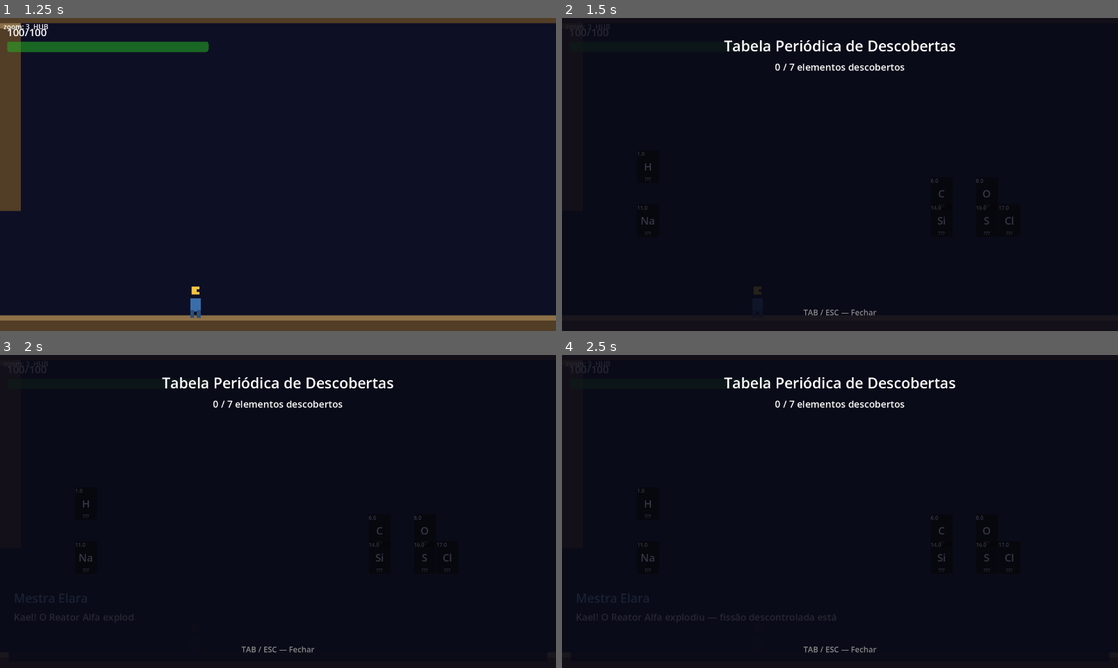
Above: before the commit, frames 1-4 (two rows, left to right).
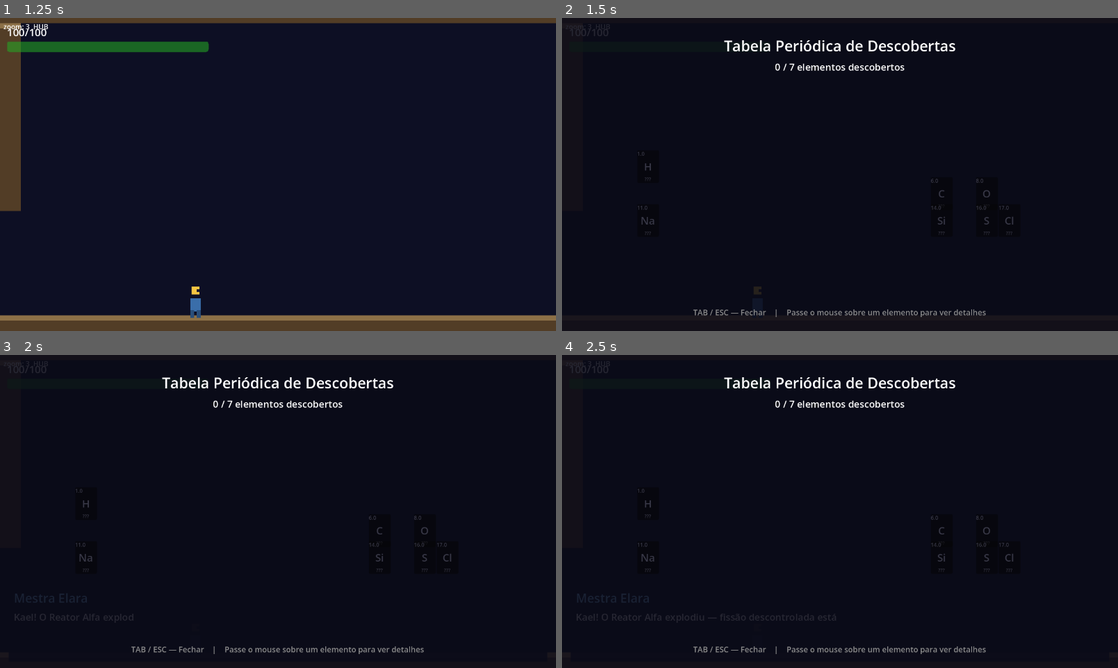
Above: after the commit, the same moments.

Repository: Mateushartelt/Alquimia-Elemental---Pac
Game: Godot game, scene res://scenes/menus/main_menu.tscn
Same seed, same stepped clock (60 frames per second), same inputs: the game is played once before the commit and once after it.
Inputs (mouse positions are in pixels of both pictures, inside the frame that each line leads up to):
- Up to frame 1 (1.25 s): click "Jogar" at 0.5 s
- Up to frame 2 (1.5 s): tap Enter (ui_accept) at 1.25 s; move the mouse to (962, 158) at 1.27 s; hold D (move_right) from 1.28 s (still down); tap Tab at 1.35 s; click (962, 158) at 1.42 s
- Up to frame 3 (2 s): keep holding D (move_right); tap Space (jump) at 1.52 s
- Up to frame 4 (2.5 s): release D (move_right) at 2 s; drag from (728, 527) to (756, 639) at 2.02 s

Frame 1 is identical in both runs. In frame 2, 0.5% of the frame differs, in the area x 23-77%, y 93-96%; in frame 3, 0.5%; in frame 4, 0.5%.

Commit message:
Ultimo commit 30%

Diff:
--- a/scenes/levels/level_01.gd
+++ b/scenes/levels/level_01.gd
@@ -97,7 +97,7 @@
 				_spawn_fire_segment(right_x)
 		get_tree().create_timer(0.4).timeout.connect(func() -> void:
 			_dialog.show_dialog(ELARA,
-				"H₂O pronto! Equipe o composto (Scroll do mouse) e atire (J) na Parede de Fogo!"))
+				"H₂O pronto! Equipe o composto (1) e atire (J) ou (Botão esquerdo do mouse) na Parede de Fogo!"))
 	else:
 		player.input_locked = true
 		get_tree().create_timer(1.0).timeout.connect(_show_intro)
--- a/scenes/ui/periodic_table.gd
+++ b/scenes/ui/periodic_table.gd
@@ -11,6 +11,11 @@
 var _is_open      := false
 var _grid         : Control
 var _progress_lbl : Label
+var _tooltip      : PanelContainer
+var _tooltip_lbl  : Label
+var _toast        : PanelContainer
+var _toast_lbl    : Label
+var _announced    : Array[String] = []
 
 func _ready() -> void:
 	layer        = 20
@@ -23,7 +28,7 @@
 	if event is InputEventKey and event.pressed and not event.is_echo():
 		if event.physical_keycode == KEY_TAB:
 			if get_tree().paused and not _is_open:
-				return  # não abre enquanto outro modal está ativo
+				return
 			_toggle()
 			get_viewport().set_input_as_handled()
 			return
@@ -45,8 +50,9 @@
 	_is_open = false
 	visible  = false
 	get_tree().paused = false
-
-# ── Construção da UI (chamada uma vez em _ready) ───────────────────────────────
+	_tooltip.visible = false
+
+# ── Construção da UI ──────────────────────────────────────────────────────────
 func _build_ui() -> void:
 	var bg := ColorRect.new()
 	bg.color = Color(0.04, 0.04, 0.09, 0.88)
@@ -85,11 +91,70 @@
 	center.add_child(_grid)
 
 	var hint := Label.new()
-	hint.text = "TAB / ESC — Fechar"
+	hint.text = "TAB / ESC — Fechar    |    Passe o mouse sobre um elemento para ver detalhes"
 	hint.add_theme_font_size_override("font_size", 18)
 	hint.horizontal_alignment = HORIZONTAL_ALIGNMENT_CENTER
 	hint.modulate = Color(0.55, 0.55, 0.55)
 	vbox.add_child(hint)
+
+	# ── Tooltip (visível só com tabela aberta) ────────────────────────────────
+	_tooltip = PanelContainer.new()
+	_tooltip.visible = false
+	_tooltip.mouse_filter = Control.MOUSE_FILTER_IGNORE
+	_tooltip.z_index = 10
+	bg.add_child(_tooltip)
+
+	var tooltip_margin := MarginContainer.new()
+	tooltip_margin.add_theme_constant_override("margin_left",   12)
+	tooltip_margin.add_theme_constant_override("margin_right",  12)
+	tooltip_margin.add_theme_constant_override("margin_top",    8)
+	tooltip_margin.add_theme_constant_override("margin_bottom", 8)
+	_tooltip.add_child(tooltip_margin)
+
+	_tooltip_lbl = Label.new()
+	_tooltip_lbl.add_theme_font_size_override("font_size", 16)
+	_tooltip_lbl.autowrap_mode = TextServer.AUTOWRAP_WORD_SMART
+	_tooltip_lbl.custom_minimum_size = Vector2(280, 0)
+	tooltip_margin.add_child(_tooltip_lbl)
+
+	# ── Toast (visível mesmo com tabela fechada) ──────────────────────────────
+	_toast = PanelContainer.new()
+	_toast.visible = false
+	_toast.mouse_filter = Control.MOUSE_FILTER_IGNORE
+	_toast.anchor_left   = 0.5
+	_toast.anchor_right  = 0.5
+	_toast.anchor_top    = 0.0
+	_toast.anchor_bottom = 0.0
+	_toast.grow_horizontal = Control.GROW_DIRECTION_BOTH
+	_toast.offset_top = 12.0
+
+	var toast_style := StyleBoxFlat.new()
+	toast_style.bg_color = Color(0.1, 0.1, 0.18, 0.92)
+	toast_style.border_width_left   = 2
+	toast_style.border_width_right  = 2
+	toast_style.border_width_top    = 2
+	toast_style.border_width_bottom = 2
+	toast_style.border_color = Color(0.4, 0.7, 1.0, 0.8)
+	toast_style.corner_radius_top_left     = 6
+	toast_style.corner_radius_top_right    = 6
+	toast_style.corner_radius_bottom_left  = 6
+	toast_style.corner_radius_bottom_right = 6
+	_toast.add_theme_stylebox_override("panel", toast_style)
+
+	var toast_margin := MarginContainer.new()
+	toast_margin.add_theme_constant_override("margin_left",   16)
+	toast_margin.add_theme_constant_override("margin_right",  16)
+	toast_margin.add_theme_constant_override("margin_top",    8)
+	toast_margin.add_theme_constant_override("margin_bottom", 8)
+	_toast.add_child(toast_margin)
+
+	_toast_lbl = Label.new()
+	_toast_lbl.add_theme_font_size_override("font_size", 20)
+	_toast_lbl.add_theme_color_override("font_color", Color(0.85, 0.95, 1.0))
+	toast_margin.add_child(_toast_lbl)
+
+	# Toast fica numa CanvasLayer própria para aparecer por cima de tudo
+	add_child(_toast)
 
 # ── Atualização do grid ────────────────────────────────────────────────────────
 func _refresh() -> void:
@@ -105,7 +170,7 @@
 		if not el.has("period") or not el.has("group"):
 			continue
 		total += 1
-		if GameState.collected_elements.get(sym, 0) > 0:
+		if sym in GameState.discovered_elements:
 			found += 1
 		_add_cell(sym, el)
 
@@ -114,11 +179,12 @@
 func _add_cell(sym: String, el: Dictionary) -> void:
 	var period: int     = el.get("period", 1)
 	var group:  int     = el.get("group",  1)
-	var collected: bool = GameState.collected_elements.get(sym, 0) > 0
+	var collected: bool = sym in GameState.discovered_elements
 
 	var panel := PanelContainer.new()
 	panel.position            = Vector2((group - 1) * CELL_W + 1, (period - 1) * CELL_H + 1)
 	panel.custom_minimum_size = Vector2(CELL_W - 2, CELL_H - 2)
+	panel.mouse_filter        = Control.MOUSE_FILTER_STOP
 	_grid.add_child(panel)
 
 	var vbox := VBoxContainer.new()
@@ -148,6 +214,65 @@
 	else:
 		panel.modulate = Color(0.22, 0.22, 0.28)
 
-func _on_state_changed(_id: String, _amt: int = 0) -> void:
+	# Tooltip ao passar o mouse (só mostra informação se coletado)
+	panel.mouse_entered.connect(func() -> void:
+		if not _is_open:
+			return
+		var lines: Array[String] = []
+		if collected:
+			lines.append("%s — %s" % [sym, el.get("name", sym)])
+			lines.append("Nº %s  |  Massa: %s u" % [el.get("atomic_number", "?"), el.get("atomic_mass", "?")])
+			var desc: String = el.get("description", "")
+			if desc != "":
+				lines.append("")
+				lines.append(desc)
+			var curio: String = el.get("curiosity", "")
+			if curio != "":
+				lines.append("")
+				lines.append("★ " + curio)
+		else:
+			lines.append("??? — Elemento não descoberto")
+		_tooltip_lbl.text = "\n".join(lines)
+		await get_tree().process_frame
+		var gpos := panel.get_global_rect()
+		var tw2: float = _tooltip.size.x if _tooltip.size.x > 0 else 300.0
+		var th: float  = _tooltip.size.y if _tooltip.size.y > 0 else 160.0
+		var tx := clampf(gpos.position.x, 8.0, 1280.0 - tw2 - 8.0)
+		var ty := gpos.position.y + gpos.size.y + 6.0
+		if ty + th > 720.0:
+			ty = gpos.position.y - th - 6.0
+		_tooltip.position = Vector2(tx, ty)
+		_tooltip.visible = true)
+
+	panel.mouse_exited.connect(func() -> void:
+		_tooltip.visible = false)
+
+# ── Notificação de novo elemento ──────────────────────────────────────────────
+func _on_state_changed(sym: String, _amt: int = 0) -> void:
 	if _is_open:
 		_refresh()
+
+	# Só notifica na primeira vez que o elemento é coletado
+	if sym in _announced:
+		return
+	_announced.append(sym)
+
+	var el: Dictionary = ElementDatabase.get_element(sym)
+	var el_name: String = el.get("name", sym)
+
+	var is_first := _announced.size() == 1
+
+	if is_first:
+		_show_toast("Novo elemento: %s (%s)!\nPressione TAB para ver sua Tabela Periódica." % [el_name, sym], 4.0)
+	else:
+		_show_toast("%s (%s) adicionado à Tabela Periódica!  [TAB]" % [el_name, sym], 2.5)
+
+func _show_toast(text: String, duration: float) -> void:
+	_toast_lbl.text = text
+	_toast.visible  = true
+	_toast.modulate = Color.WHITE
+
+	var tw := create_tween()
+	tw.tween_interval(duration - 0.5)
+	tw.tween_property(_toast, "modulate:a", 0.0, 0.5)
+	tw.tween_callback(func() -> void: _toast.visible = false)
--- a/scripts/autoload/game_state.gd
+++ b/scripts/autoload/game_state.gd
@@ -29,6 +29,9 @@
 # ── Inventário de Elementos ─────────────────────────────────────────────────
 ## { "H": 3, "O": 2, ... }
 var collected_elements: Dictionary = {}
+
+# ── Elementos Descobertos (permanente — não reseta ao consumir) ─────────────
+var discovered_elements: Array[String] = []
 
 # ── Compostos Descobertos ───────────────────────────────────────────────────
 var discovered_compounds: Array[String] = []
@@ -89,6 +92,8 @@
 	if added <= 0:
 		return
 	collected_elements[element_id] = current + added
+	if element_id not in discovered_elements:
+		discovered_elements.append(element_id)
 	element_collected.emit(element_id, added)
 
 func consume_elements(recipe: Dictionary) -> bool:
@@ -170,6 +175,7 @@
 		"last_checkpoint_id": last_checkpoint_id,
 		"last_checkpoint_position": {"x": last_checkpoint_position.x, "y": last_checkpoint_position.y},
 		"collected_elements": collected_elements.duplicate(),
+		"discovered_elements": discovered_elements.duplicate(),
 		"discovered_compounds": discovered_compounds.duplicate(),
 		"active_compound": active_compound,
 		"unlocked_abilities": unlocked_abilities.duplicate(),
@@ -183,6 +189,8 @@
 	var pos_dict: Dictionary = data.get("last_checkpoint_position", {"x": 0.0, "y": 0.0})
 	last_checkpoint_position = Vector2(pos_dict.get("x", 0.0), pos_dict.get("y", 0.0))
 	collected_elements = data.get("collected_elements", {})
+	var de: Array = data.get("discovered_elements", [])
+	discovered_elements.assign(de)
 	var dc: Array = data.get("discovered_compounds", [])
 	discovered_compounds.assign(dc)
 	active_compound = data.get("active_compound", "")
